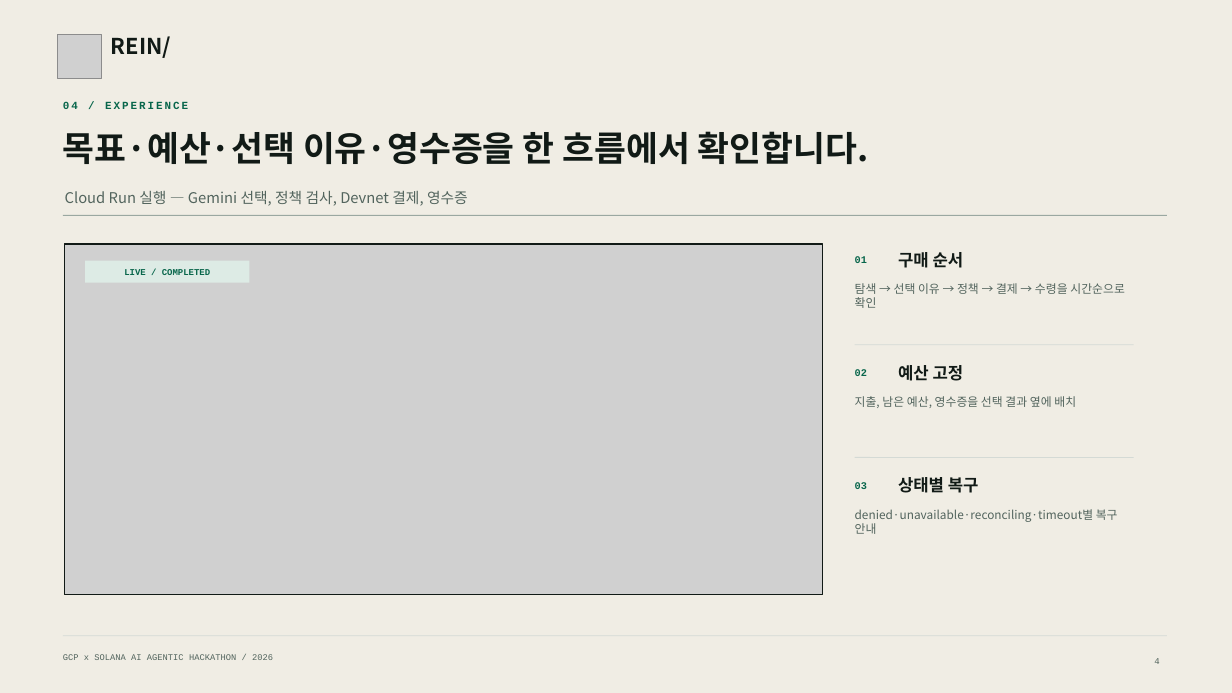
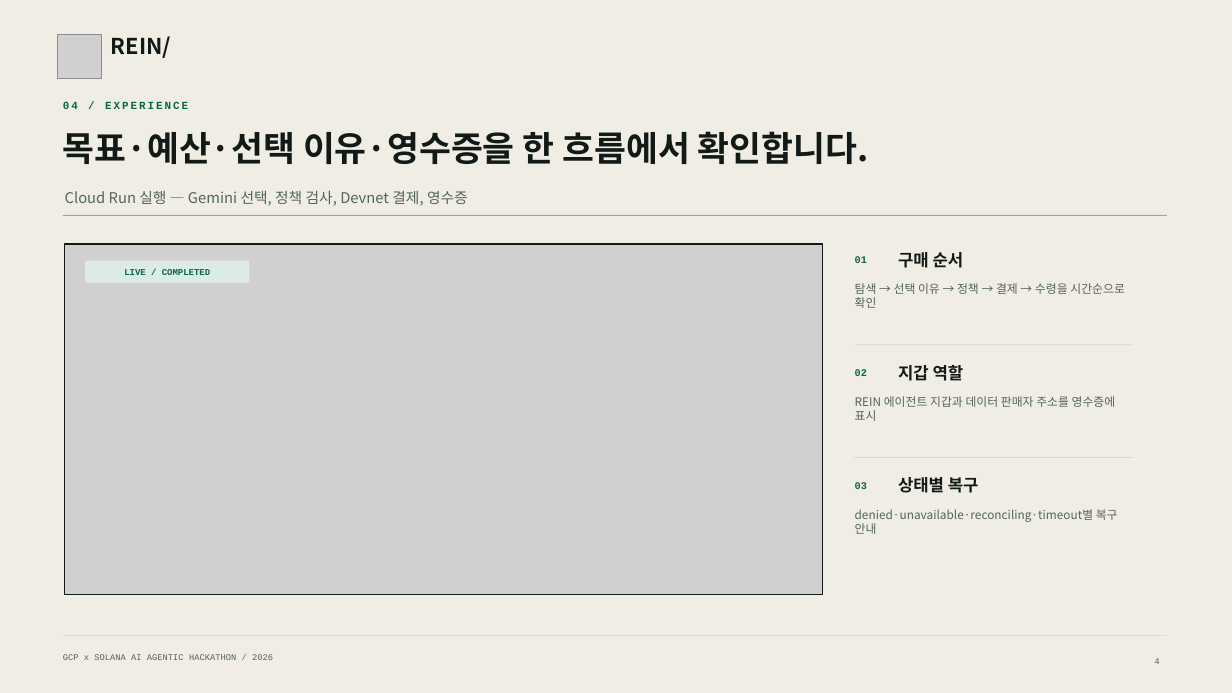
Before and after one commit to jeonsavvy/REIN, a slide deck: slide 4 of output/presentation/REIN-Hackathon-Deck.pptx. Drawn at 1232x693 pixels with LibreOffice and Linux fonts; fonts in the diff are those of the drawing; grey boxes stand for pictures. Boxes give left, top, right and bottom in pixels: in the first picture for what was removed or moved away, otherwise in the second. Text is boxed around its words. In the diff, an @@ line names an element or a change of style, - is before the commit and + after.

```diff
--- a/output/presentation/REIN-Hackathon-Deck.pptx
+++ b/output/presentation/REIN-Hackathon-Deck.pptx
@@ text at (898, 365, 964, 381): text changed @@
-예산 고정
+지갑 역할
@@ text at (855, 396, 1116, 421): text changed @@
-지출, 남은 예산, 영수증을 선택 결과 옆에 배치
+REIN 에이전트 지갑과 데이터 판매자 주소를 영수증에 표시
```
Also in this commit, not shown: 6 other slides changed, 27 other files.
